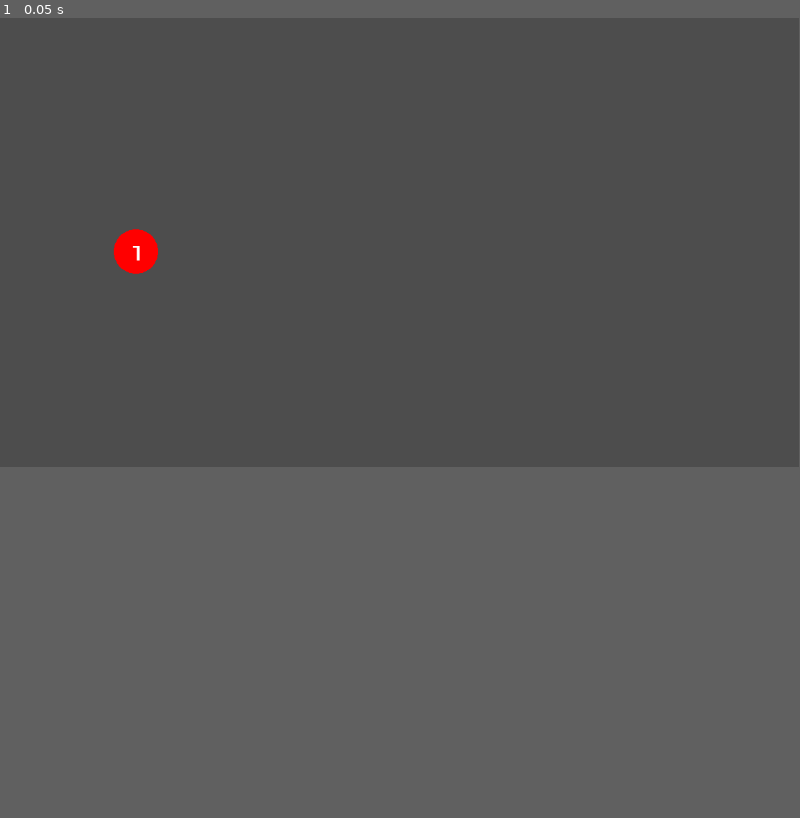
Above: before the commit, frame 1.
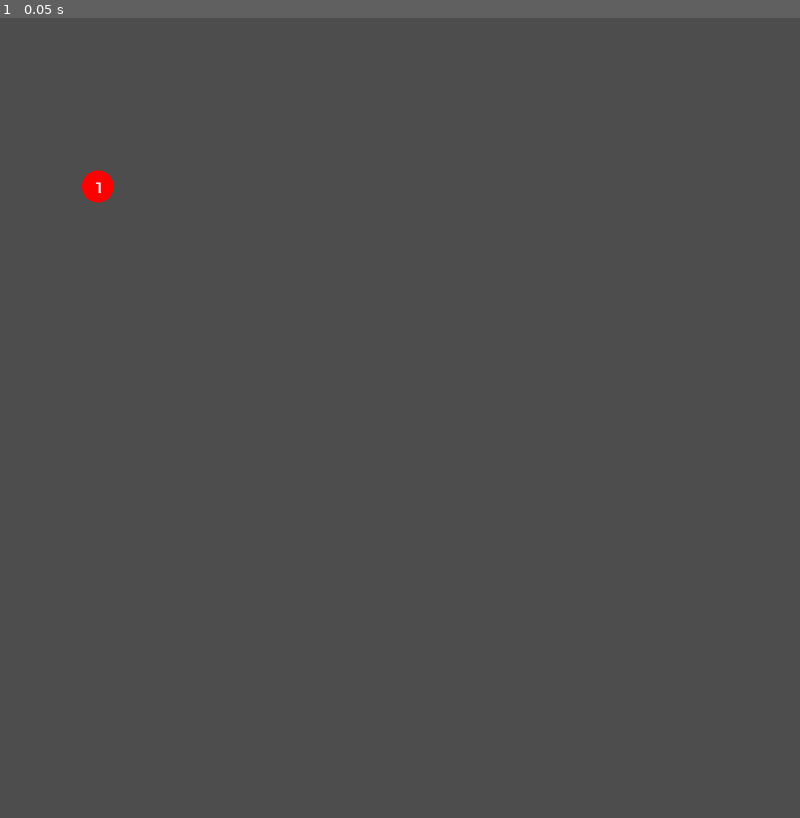
Above: after the commit, the same moment.

Repository: nuts4nuts4nuts/flappyversary
Game: Godot game, scene res://scenes/main.tscn
Two runs of this game, one before a commit and one after it. Both use one fixed random seed, a clock stepped at 60 frames per second and the inputs below.
Inputs:
- Up to frame 1 (0.05 s): no input
In our replay, the window is 799x449 before the commit and 800x800 after it. These sizes can differ from the game's own. Grey fills any space a smaller window leaves; there, only what the larger window draws over its background counts as a difference.

The runs differ from the first frame. In frame 1, 0.4% of the frame differs, in the area x 10-20%, y 19-32%.

Commit message:
Increase viewport

Diff:
--- a/project.godot
+++ b/project.godot
@@ -14,6 +14,11 @@
 run/main_scene="res://scenes/main.tscn"
 config/features=PackedStringArray("4.0", "GL Compatibility")
 config/icon="res://icon.svg"
+
+[display]
+
+window/size/viewport_width=1600
+window/size/viewport_height=1600
 
 [input]
 
--- a/scripts/gravity-well.gd
+++ b/scripts/gravity-well.gd
@@ -1,4 +1,4 @@
-extends Area2D
+extends Node2D
 var attraction_force = 40
 
 # Called when the node enters the scene tree for the first time.
